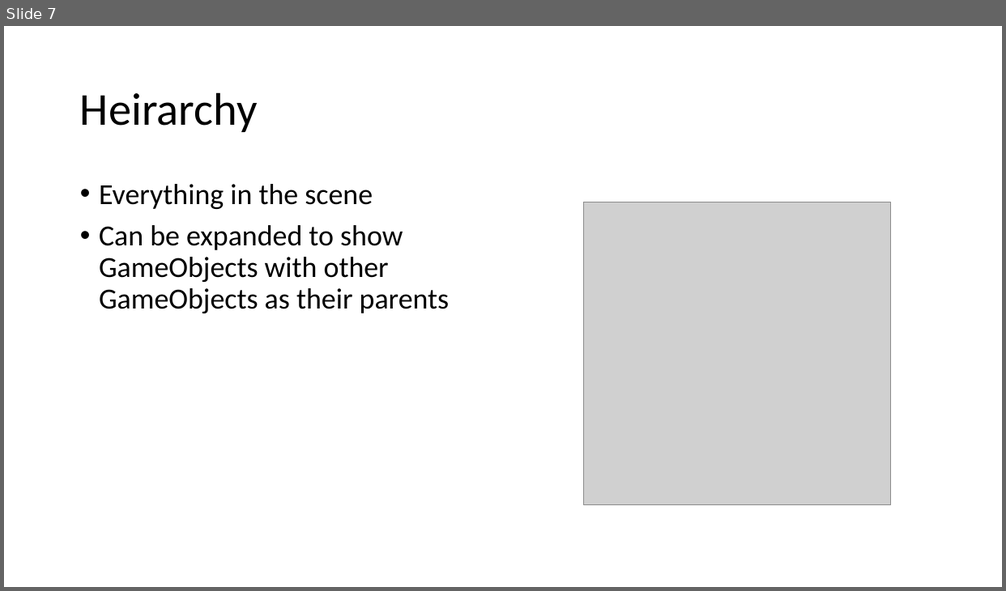
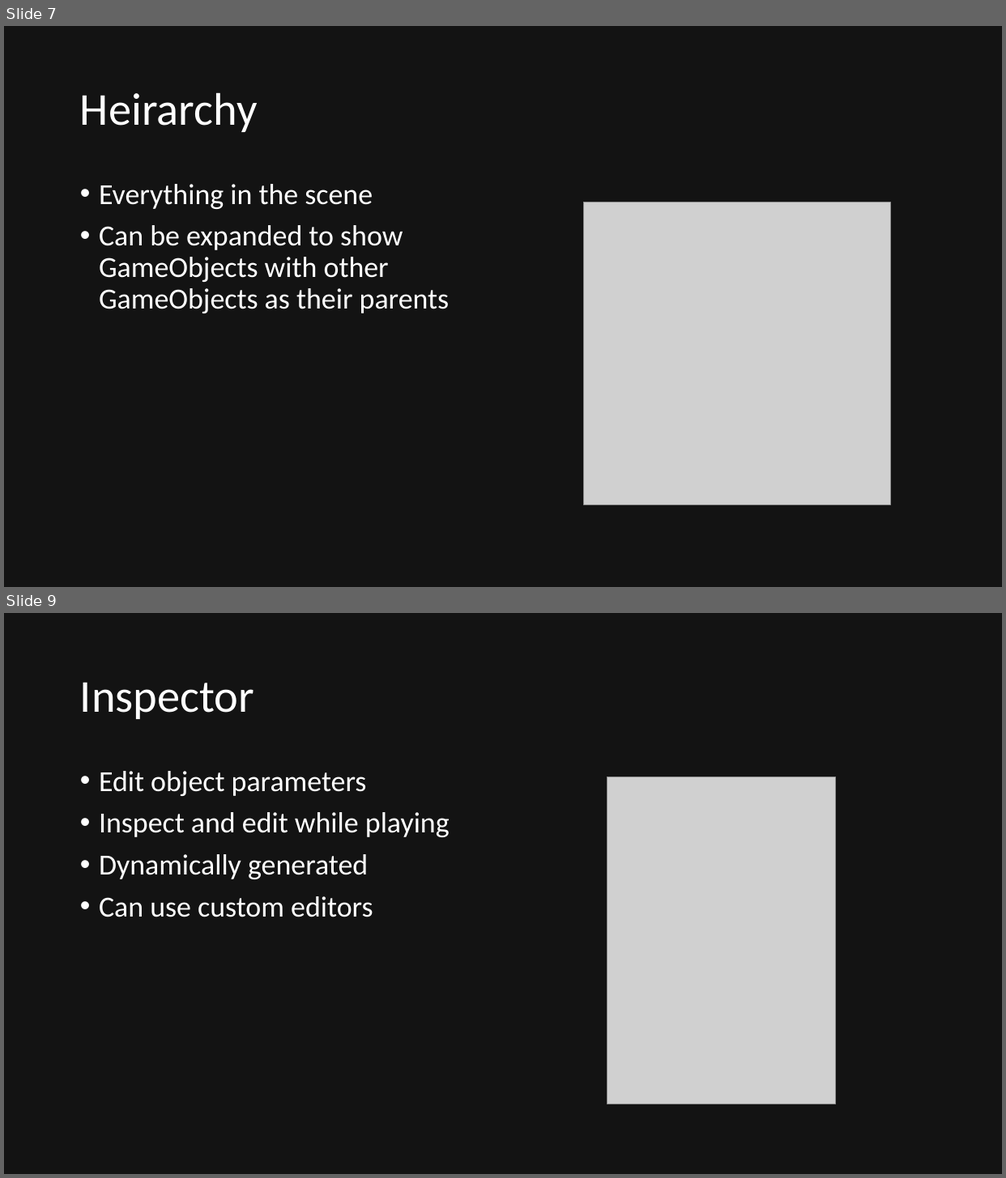
Before and after one commit to quandtm/UnitySTWorkshop, a slide deck: ST_Unity_101_Part1.pptx. Shown one above the other, each under a label of ours: slide 7 before the commit, slides 7 and 9 after it; the slides between them are not shown. The pictures are 1006x591 and 1006x1178 pixels, drawn with LibreOffice and Linux fonts; fonts in the diff are those of the drawing; grey boxes stand for pictures. Boxes give left, top, right and bottom in pixels: in the first picture for what was removed or moved away, otherwise in the second. Text is boxed around its words. In the diff, an @@ line names an element or a change of style, - is before the commit and + after.

```diff
--- a/ST_Unity_101_Part1.pptx
+++ b/ST_Unity_101_Part1.pptx
@@ slide 9 added at [4, 613, 1002, 1174], background #131313 @@
@@ title added at [80, 682, 254, 719], 44 pt, text #FFFFFF @@
+Inspector
@@ text added at [99, 771, 450, 918], 28 pt, text #FFFFFF @@
+• Edit object parameters
+• Inspect and edit while playing
+• Dynamically generated
+• Can use custom editors
@@ picture added at [607, 777, 836, 1104] @@
@@ slide 7 changed as well @@
@@ background #FFFFFF to #131313 @@
@@ title "Heirarchy" at [80, 92, 258, 132]: text colour #000000 to #FFFFFF @@
@@ text "Everything in the scene" at [99, 184, 450, 314]: text colour #000000 to #FFFFFF @@
```
Also in this commit, not shown: 30 other slides changed, 3 other slides added, 3 slides removed.
